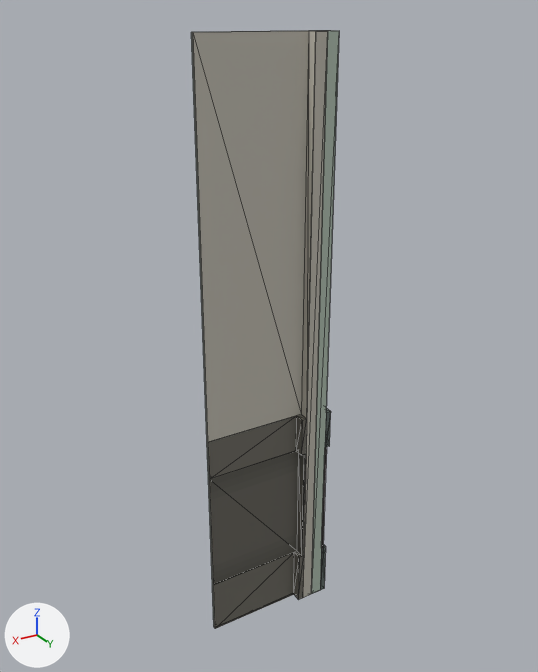
One commit to the glTF model assets/models/scene/house/mesh_doublewall_corner.glb: the scene before it, then after it.
The view is the same before and after, from a 50 mm camera at (2.22, 3.22, 3.5) aimed at (0.28, -0.01, 1.88). Arrows for +X, +Y and +Z are at lower left; the lights stay in place. The older version comes first. Mesh edges are drawn as thin lines. Vertices at exactly the same position are counted once.

Names of what the first picture shows: 'mesh_doublewall_corner_mat_wall_inside_2_0'.
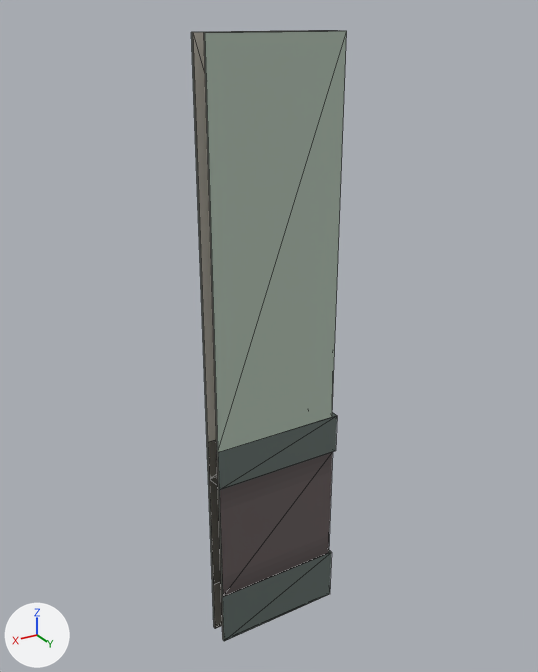
The newer file is also turned or shifted as a whole; pictures and numbers use the older file's frame.

Location of each change, (x1, y1, x2, y2) in pixels of the pictures (538 x 672 px):
```json
{"object": "mesh_doublewall_corner_mat_wall_inside_2_0", "change": "reshaped", "before": [191, 30, 339, 629], "after": [191, 30, 347, 641]}
{"part": 1, "of": "me_mesh_doublewall_corner_mat_wall_inside_2_0_001", "change": "added", "after": [204, 31, 347, 641]}
{"part": 2, "of": "me_mesh_doublewall_corner_mat_wall_inside_2_0_001", "change": "added", "after": [203, 32, 223, 636]}
```

Scene script edits in JSON lines:
```json
{"op": "add", "block": "mat_mat_wall_inside_2_007", "code": ["mat_mat_wall_inside_2_007 = principled_material('mat_wall_inside_2.007')", "mat_mat_wall_inside_2_007.texture = img_image_5", "mat_mat_wall_inside_2_007.roughness = 0.6"]}
{"op": "add", "block": "mat_mat_wall_inside_3_004", "code": ["mat_mat_wall_inside_3_004 = principled_material('mat_wall_inside_3.004')", "mat_mat_wall_inside_3_004.texture = img_image_6", "mat_mat_wall_inside_3_004.roughness = 0.6"]}
{"block": "me_mesh_doublewall_corner_mat_wall_inside_2_0_001", "where": "# used by ob_mesh_doublewall_corner_mat_wall_inside_2_0; location = (0.0, 0.0, 0.0); rotation_euler = (-3.142, 0.0, 0.0), in degrees (-180, 0, 0); scale = (-0.00682, -0.000656, -0.0171)"}
{"op": "remove", "block": "me_mesh_doublewall_corner_mat_wall_inside_2_0_001", "code": "me_mesh_doublewall_corner_mat_wall_inside_2_0_001.from_pydata(...)  # 73 vertices, 108 faces; spans x -100.0..15.0, y -15.0..100.0, z 0.0..200.0"}
{"op": "add", "block": "me_mesh_doublewall_corner_mat_wall_inside_2_0_001", "code": "me_mesh_doublewall_corner_mat_wall_inside_2_0_001.from_pydata(...)  # 146 vertices, 216 faces; spans x -100.0..15.0, y -15.0..197.0, z 0.0..200.0"}
{"block": "me_mesh_doublewall_corner_mat_wall_inside_2_0_001", "change": "me_mesh_doublewall_corner_mat_wall_inside_2_0_001 part 1: the loose piece of 38 vertices spanning x -100.0..15.0, y -15.0..100.0, z 0.0..200.0 is copied, and the copy is mirrored in y about its middle, then moved by (0.0, 97.0, 0.0), in mat_mat_wall_inside_2_007 (picture img_image_5); it spans x -100.0..15.0, y 82.0..197.0, z 0.0..200.0"}
{"block": "me_mesh_doublewall_corner_mat_wall_inside_2_0_001", "change": "me_mesh_doublewall_corner_mat_wall_inside_2_0_001 part 2: the loose piece of 35 vertices spanning x -100.0..0.0, y 0.0..100.0, z 0.0..200.0 is copied, and the copy is mirrored in y about its middle, then moved by (0.0, 82.0, 0.0), in mat_mat_wall_inside_3_004 (picture img_image_6); it spans x -100.0..0.0, y 82.0..182.0, z 0.0..200.0"}
{"op": "add", "block": "me_mesh_doublewall_corner_mat_wall_inside_2_0_001", "code": "me_mesh_doublewall_corner_mat_wall_inside_2_0_001.materials.append(mat_mat_wall_inside_2_007)  # picture img_image_5"}
{"op": "add", "block": "me_mesh_doublewall_corner_mat_wall_inside_2_0_001", "code": "me_mesh_doublewall_corner_mat_wall_inside_2_0_001.materials.append(mat_mat_wall_inside_3_004)  # picture img_image_6"}
```
